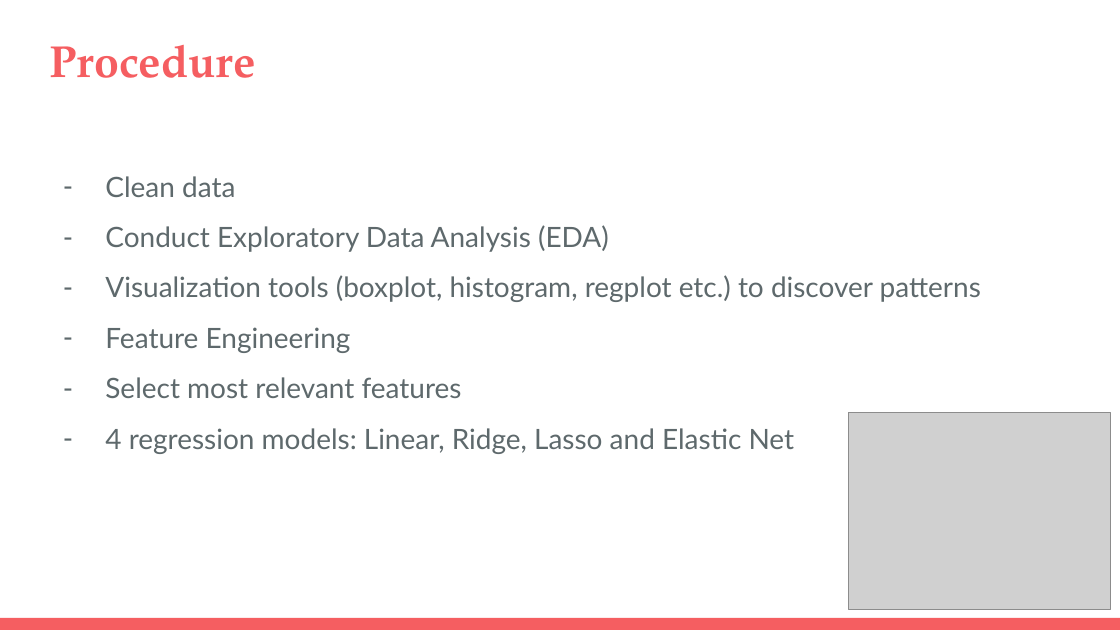
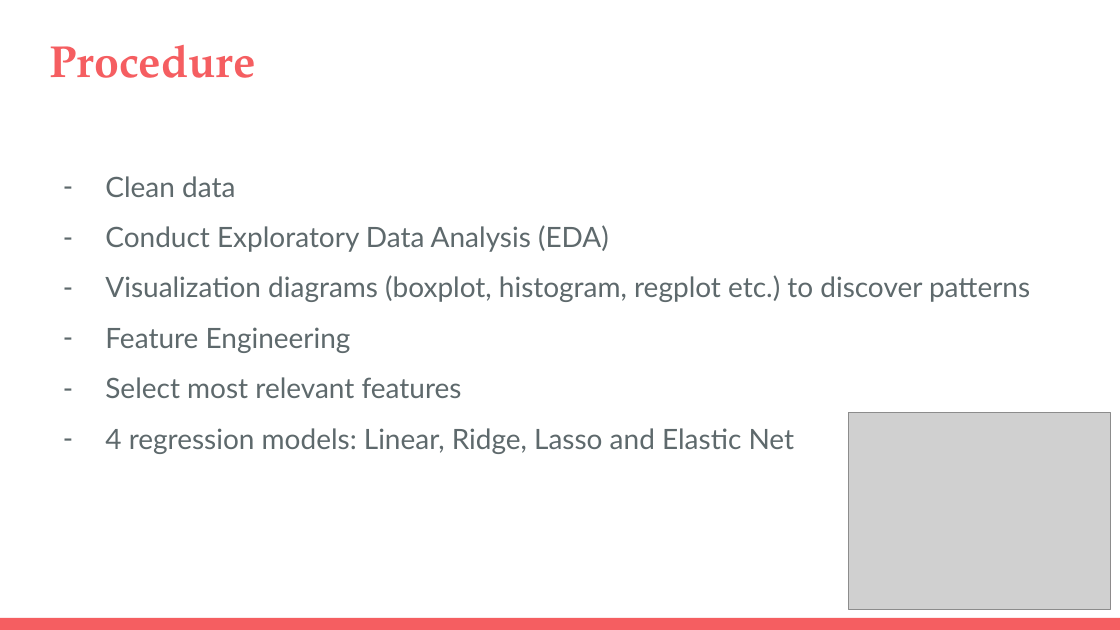
Before and after one commit to fellycia/Project-2, a slide deck: slide 3 of Project 2 slides.pptx. Drawn at 1120x630 pixels with LibreOffice and Linux fonts; fonts in the diff are those of the drawing; grey boxes stand for pictures. Boxes give left, top, right and bottom in pixels: in the first picture for what was removed or moved away, otherwise in the second. Text is boxed around its words. In the diff, an @@ line names an element or a change of style, - is before the commit and + after.

```diff
--- a/Project 2 slides.pptx
+++ b/Project 2 slides.pptx
@@ text at (105,275,1030,302): text changed @@
-– Visualization tools (boxplot, histogram, regplot etc.) to discover patterns
+– Visualization diagrams (boxplot, histogram, regplot etc.) to discover patterns
```
Also in this commit, not shown: 2 other slides changed, 3 slides added.
